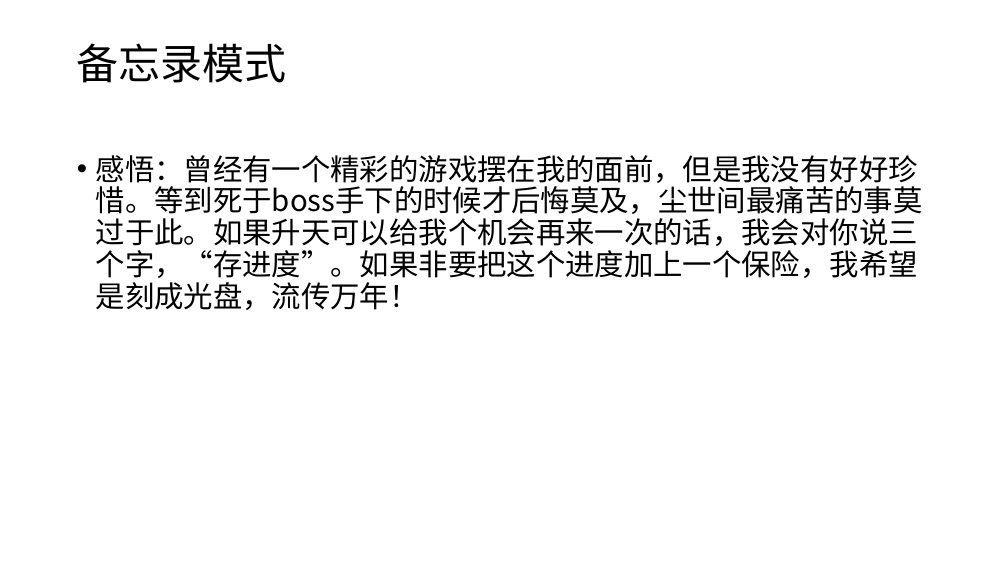
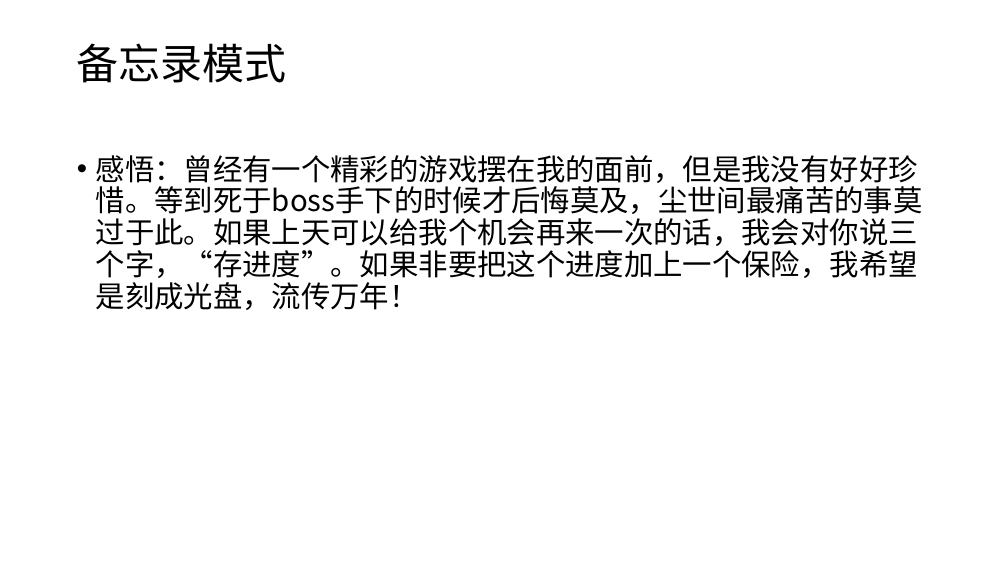
Before and after one commit to CYZZ/shejimoshi, a slide deck: slide 10 of 0329分享会资料/设计模式0328.pptx (slide 8 before the commit). Drawn at 1008x567 pixels with LibreOffice and Linux fonts; fonts in the diff are those of the drawing. Boxes give left, top, right and bottom in pixels: in the first picture for what was removed or moved away, otherwise in the second. Text is boxed around its words. In the diff, an @@ line names an element or a change of style, - is before the commit and + after.

Commit message:
feat：添加备忘录模式

```diff
--- a/0329分享会资料/设计模式0328.pptx
+++ b/0329分享会资料/设计模式0328.pptx
@@ text at (x1=96, y1=155, x2=923, y2=310): text changed @@
-• 感悟：曾经有一个精彩的游戏摆在我的面前，但是我没有好好珍惜。等到死于boss手下的时候才后悔莫及，尘世间最痛苦的事莫过于此。如果升天可以给我个机会再来一次的话，我会对你说三个字，“存进度”。如果非要把这个进度加上一个保险，我希望是刻成光盘，流传万年！
+• 感悟：曾经有一个精彩的游戏摆在我的面前，但是我没有好好珍惜。等到死于boss手下的时候才后悔莫及，尘世间最痛苦的事莫过于此。如果上天可以给我个机会再来一次的话，我会对你说三个字，“存进度”。如果非要把这个进度加上一个保险，我希望是刻成光盘，流传万年！
```
Also in this commit, not shown: 5 other slides changed, 4 slides added, 21 other files.
